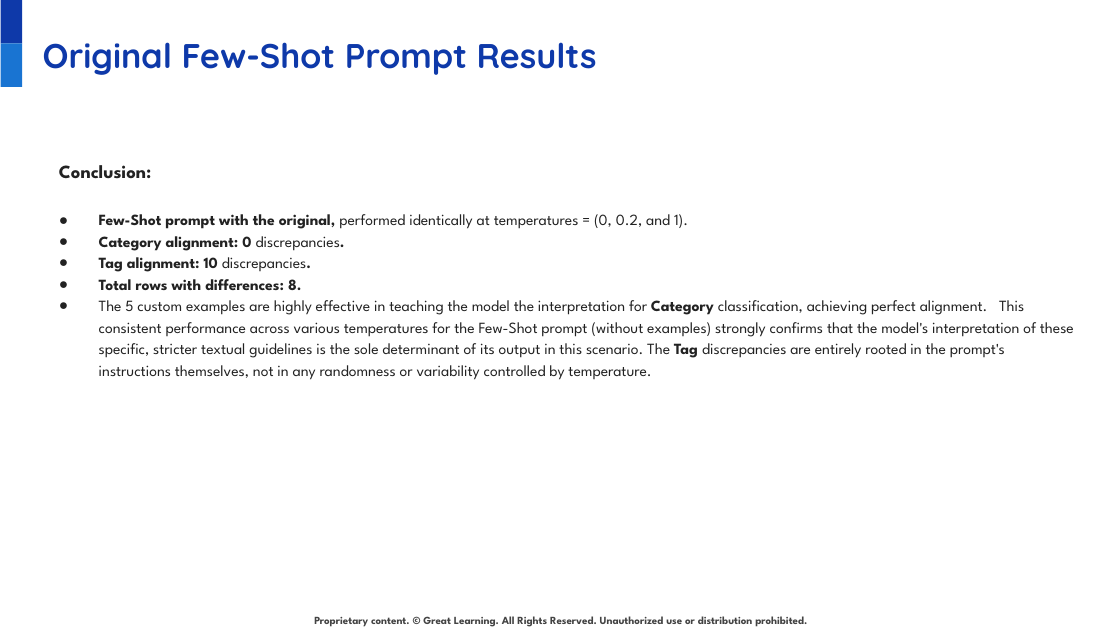
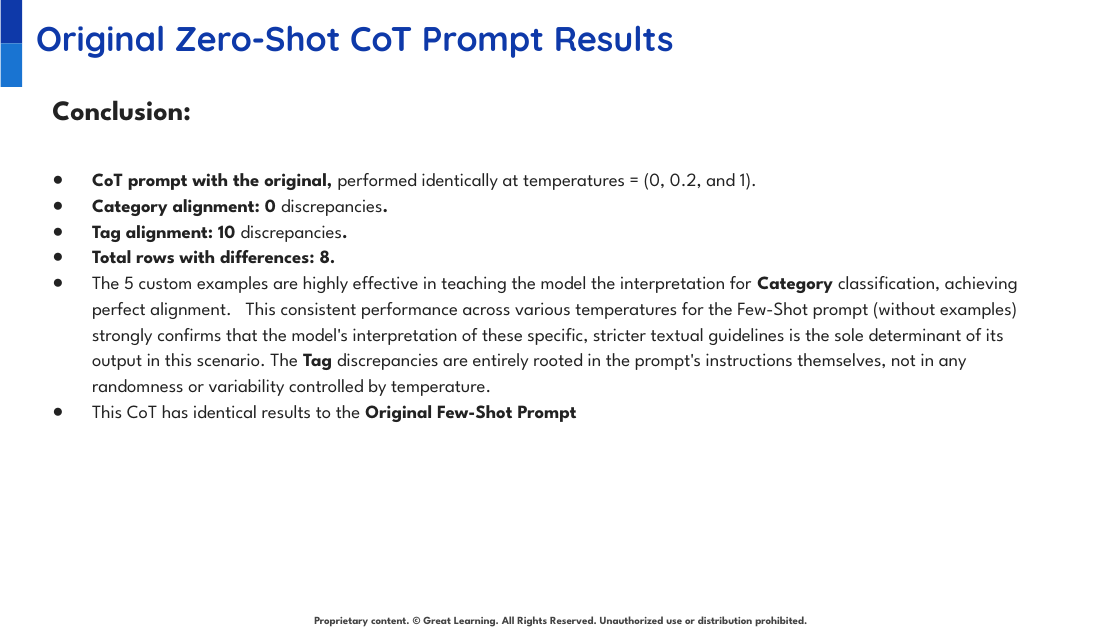
Before and after one commit to juanbucz/GreatLearning-TermProjects, a slide deck: slide 45 of GenAI-Powered Food Delivery Sentiment Analysis/Project Presentation - Business Applications of GenAI - John Buczkowski.pptx (slide 39 before the commit). Drawn at 1120x630 pixels with LibreOffice and Linux fonts; fonts in the diff are those of the drawing; background and template pictures are left out. Boxes give left, top, right and bottom in pixels: in the first picture for what was removed or moved away, otherwise in the second. Text is boxed around its words. In the diff, an @@ line names an element or a change of style, - is before the commit and + after.

Commit message:
GenAI - Food Delivery Sentiment Analysis - Original Chain Of Thought Prompt

```diff
--- a/GenAI-Powered Food Delivery Sentiment Analysis/Project Presentation - Business Applications of GenAI - John Buczkowski.pptx
+++ b/GenAI-Powered Food Delivery Sentiment Analysis/Project Presentation - Business Applications of GenAI - John Buczkowski.pptx
@@ title at [36, 25, 674, 58]: text changed @@
-Original Few-Shot Prompt Results
+Original Zero-Shot CoT Prompt Results
@@ text "Conclusion:": place and size @@
-text "Conclusion:" at [59, 165, 1074, 380]
+text "Conclusion:" at [52, 100, 1018, 422]
@@ text at [52, 100, 1018, 396]: size 12 to 18 pt in "Conclusion:"; size 10 to 12 pt in "Category alignment: 0 discrepancies.", "Tag alignment: 10 discrepancies.", "Total rows with differences: 8.", "The 5 custom examples are highly effective ..." @@
@@ text at [92, 173, 757, 190]: text changed; size 10 to 12 pt @@
-● Few-Shot prompt with the original, performed identically at temperatures = (0, 0.2, and 1).
+● CoT prompt with the original, performed identically at temperatures = (0, 0.2, and 1).
@@ text at [92, 405, 577, 422]: paragraph added @@
+● This CoT has identical results to the Original Few-Shot Prompt
```
Also in this commit, not shown: 1 other slide changed, 6 slides added, 1 slide removed, 3 other files.
